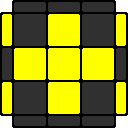
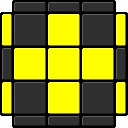
Layers edited between the first and the second w=128, h=128 image:
painted on "color" over [2, 2, 126, 126]
